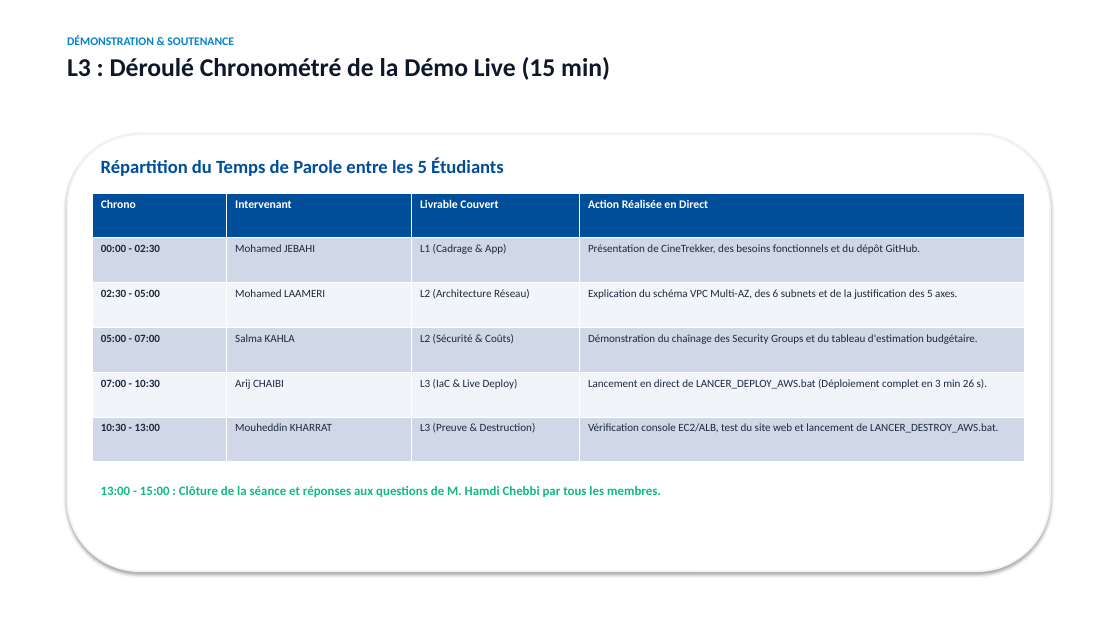
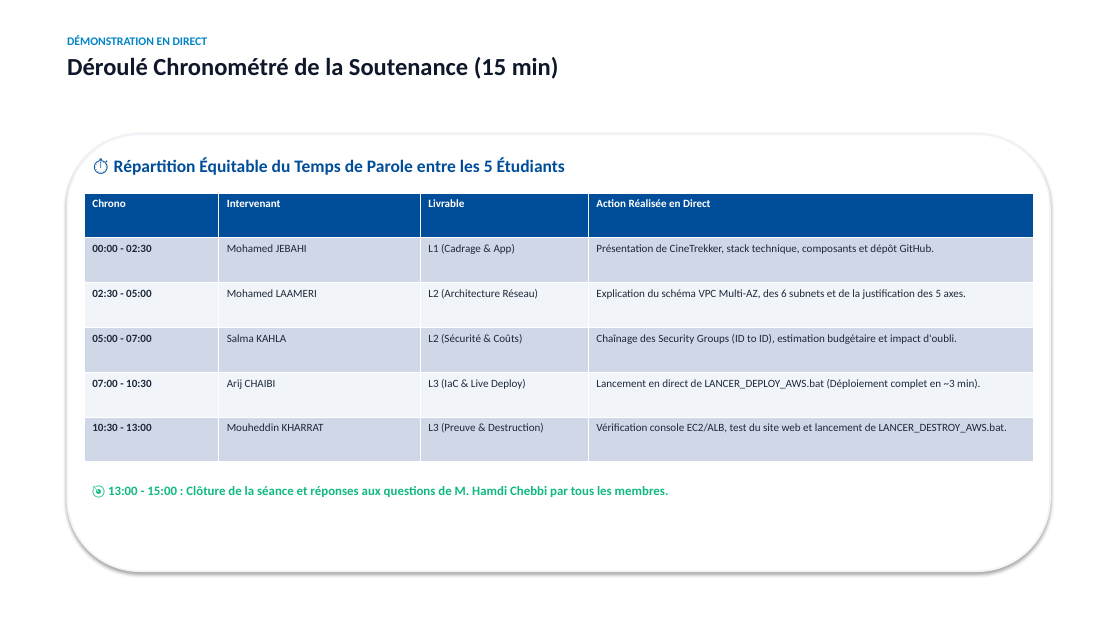
Before and after one commit to MohamedJebahi21/projet-aws, a slide deck: slide 13 of docs/Presentation_Soutenance_CineTrekker.pptx (slide 8 before the commit). Drawn at 1120x630 pixels with LibreOffice and Linux fonts; fonts in the diff are those of the drawing. Boxes give left, top, right and bottom in pixels: in the first picture for what was removed or moved away, otherwise in the second. Text is boxed around its words. In the diff, an @@ line names an element or a change of style, - is before the commit and + after.

Commit message:
feat(presentation): enrichissement a 14 slides - ajout complet de RDS, CloudWatch, S3 Endpoint, 5 axes et securite

```diff
--- a/docs/Presentation_Soutenance_CineTrekker.pptx
+++ b/docs/Presentation_Soutenance_CineTrekker.pptx
@@ text at <box>67,35,559,79</box>: text changed; size 22 to 21 pt @@
-DÉMONSTRATION & SOUTENANCE
-L3 : Déroulé Chronométré de la Démo Live (15 min)
+DÉMONSTRATION EN DIRECT
+Déroulé Chronométré de la Soutenance (15 min)
@@ text at <box>114,158,565,175</box>: text changed; size 16 to 15 pt @@
-Répartition du Temps de Parole entre les 5 Étudiants
+⏱️ Répartition Équitable du Temps de Parole entre les 5 Étudiants
@@ table at <box>84,193,1033,462</box> @@
-row 1, column 3: Livrable Couvert
+row 1, column 3: Livrable
-row 2, column 4: Présentation de CineTrekker, des besoins fonctionnels et du dépôt GitHub.
+row 2, column 4: Présentation de CineTrekker, stack technique, composants et dépôt GitHub.
-row 4, column 4: Démonstration du chaînage des Security Groups et du tableau d'estimation budgétaire.
+row 4, column 4: Chaînage des Security Groups (ID to ID), estimation budgétaire et impact d'oubli.
-row 5, column 4: Lancement en direct de LANCER_DEPLOY_AWS.bat (Déploiement complet en 3 min 26 s).
+row 5, column 4: Lancement en direct de LANCER_DEPLOY_AWS.bat (Déploiement complet en ~3 min).
@@ size 10 to 9.5 pt in "Chrono", "Intervenant", "Action Réalisée en Direct" @@
@@ table: place and size @@
-table at <box>92,193,1025,462</box>
+table at <box>84,193,1033,462</box>
@@ text at <box>108,486,669,497</box>: text changed @@
-13:00 - 15:00 : Clôture de la séance et réponses aux questions de M. Hamdi Chebbi par tous les membres.
+🎯 13:00 - 15:00 : Clôture de la séance et réponses aux questions de M. Hamdi Chebbi par tous les membres.
```
Also in this commit, not shown: 8 other slides changed, 5 slides added.
